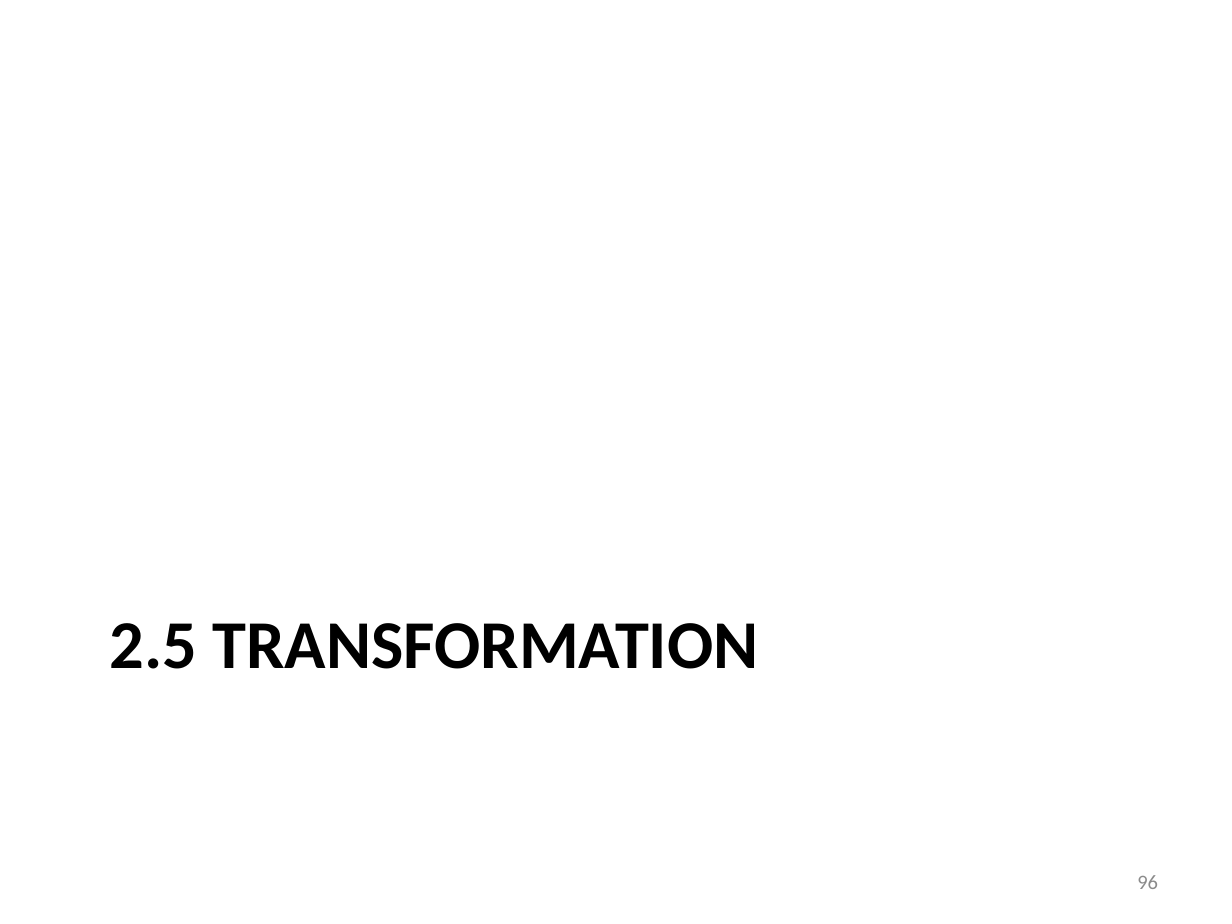
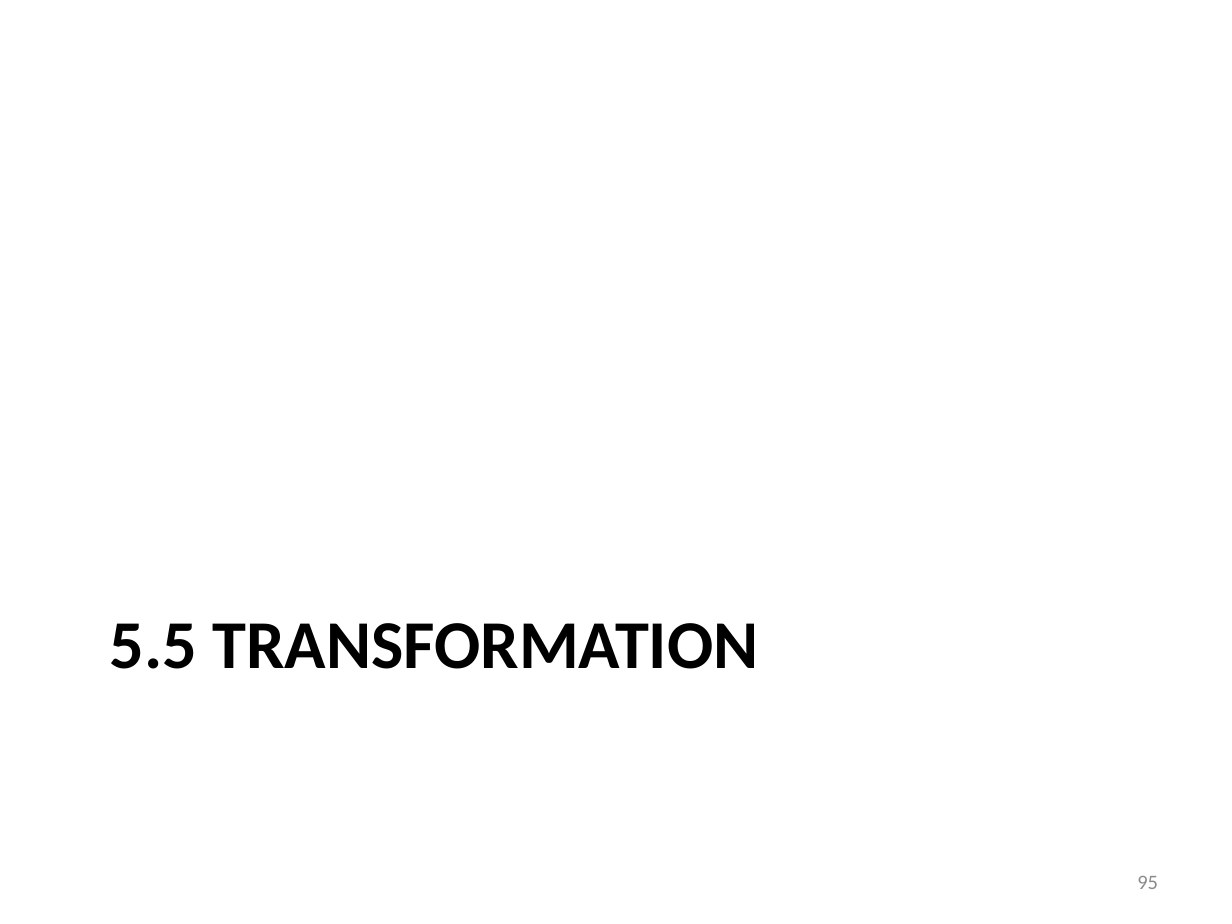
Before and after one commit to iancooper/Presentations, a slide deck: slide 95 of Practical Messaging - Day 1 - New.pptx (slide 96 before the commit). Drawn at 1232x924 pixels with LibreOffice and Linux fonts; fonts in the diff are those of the drawing. Boxes give left, top, right and bottom in pixels: in the first picture for what was removed or moved away, otherwise in the second. Text is boxed around its words. In the diff, an @@ line names an element or a change of style, - is before the commit and + after.

```diff
--- a/Practical Messaging - Day 1 - New.pptx
+++ b/Practical Messaging - Day 1 - New.pptx
@@ title at <box>110,623,759,669</box>: text changed @@
-2.5 TRANSFORMATION
+5.5 TRANSFORMATION
@@ page number at <box>1137,876,1158,889</box>: text changed @@
-96
+95
```
Also in this commit, not shown: 9 other slides changed, 6 slides added, 7 slides removed.
